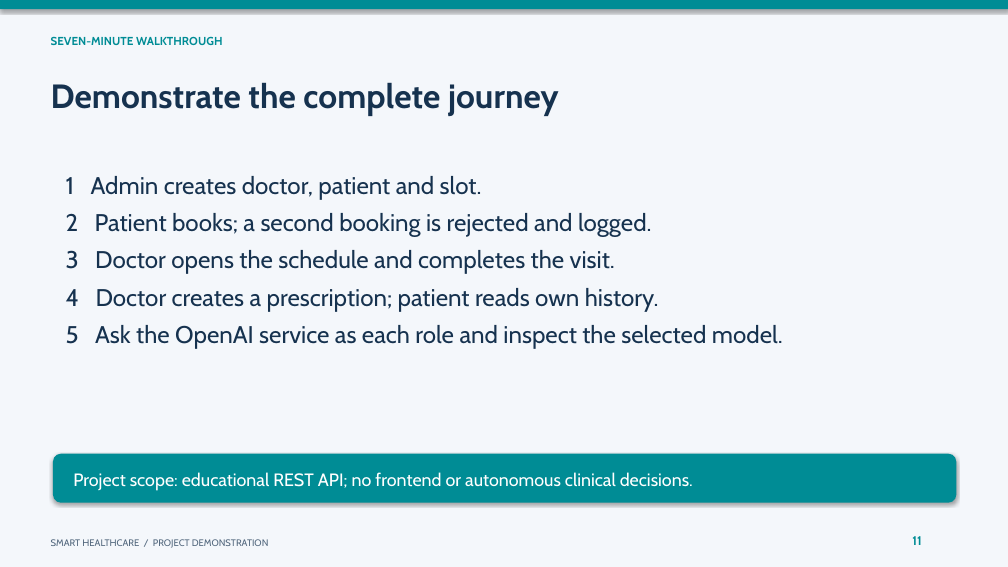
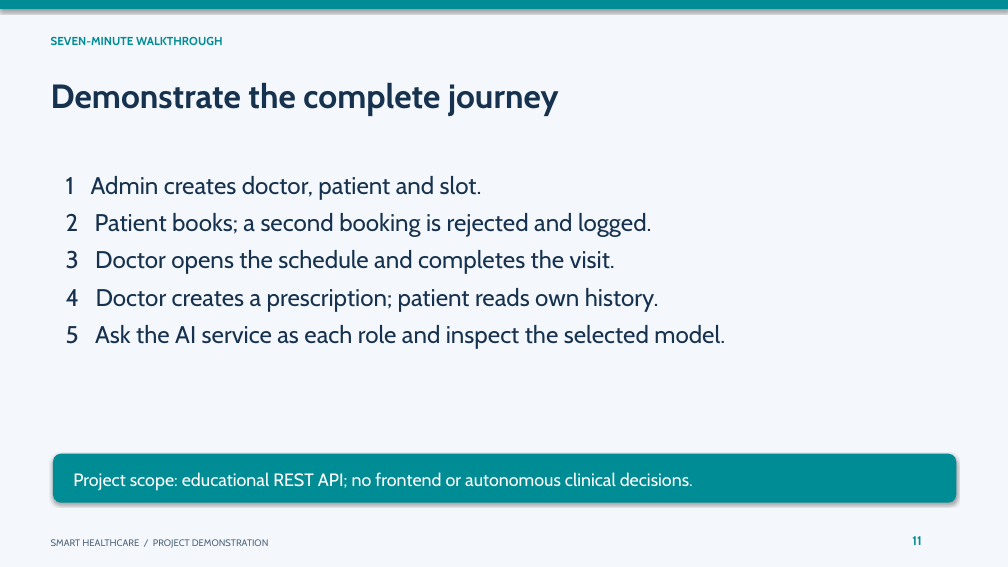
Before and after one commit to omarrouk/Smart-Healthcare-Appointment-System, a slide deck: slide 11 of docs/presentation/Smart-Healthcare-Demo.pptx. Drawn at 1008x567 pixels with LibreOffice and Linux fonts; fonts in the diff are those of the drawing. Boxes give left, top, right and bottom in pixels: in the first picture for what was removed or moved away, otherwise in the second. Text is boxed around its words. In the diff, an @@ line names an element or a change of style, - is before the commit and + after.

```diff
--- a/docs/presentation/Smart-Healthcare-Demo.pptx
+++ b/docs/presentation/Smart-Healthcare-Demo.pptx
@@ text at [66, 325, 725, 349]: text changed @@
-5 Ask the OpenAI service as each role and inspect the selected model.
+5 Ask the AI service as each role and inspect the selected model.
```
Also in this commit, not shown: 3 other slides changed, 11 other files.
